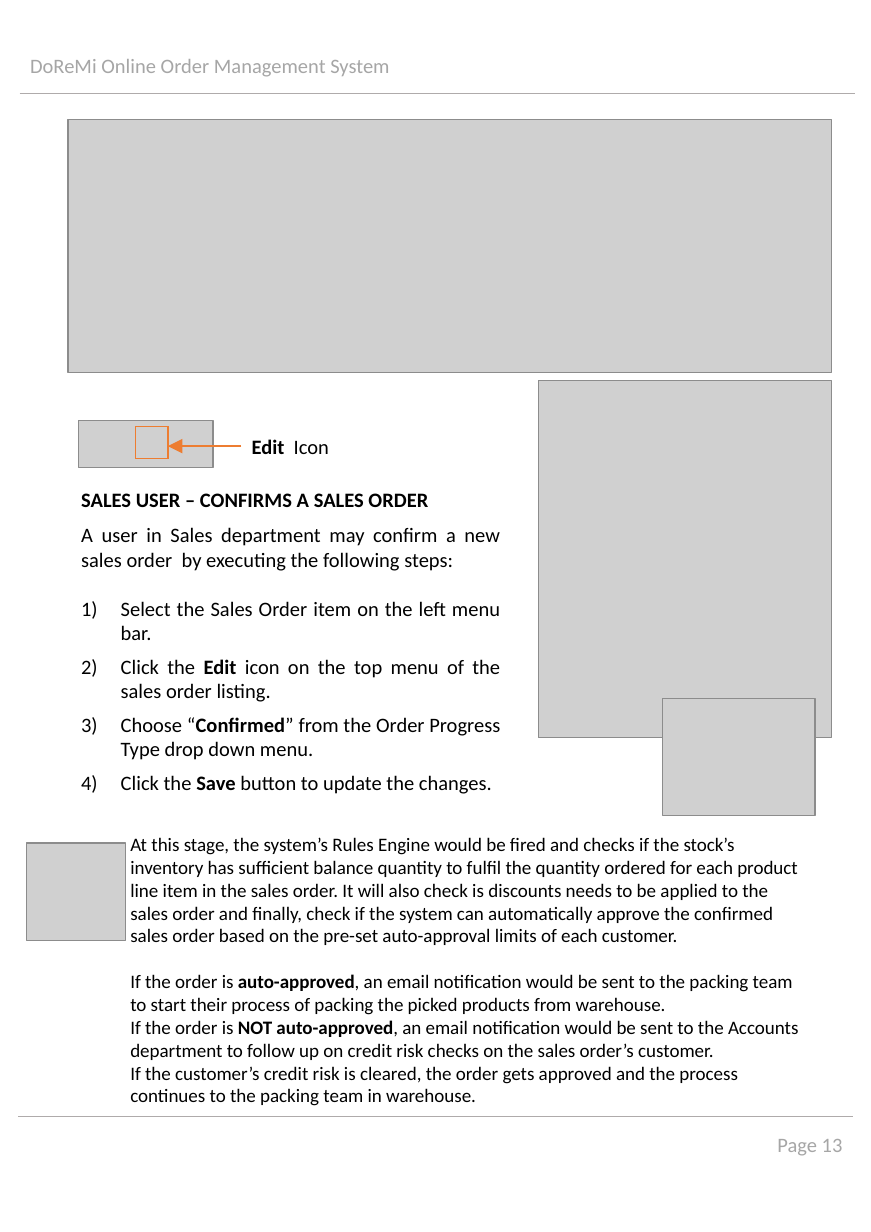
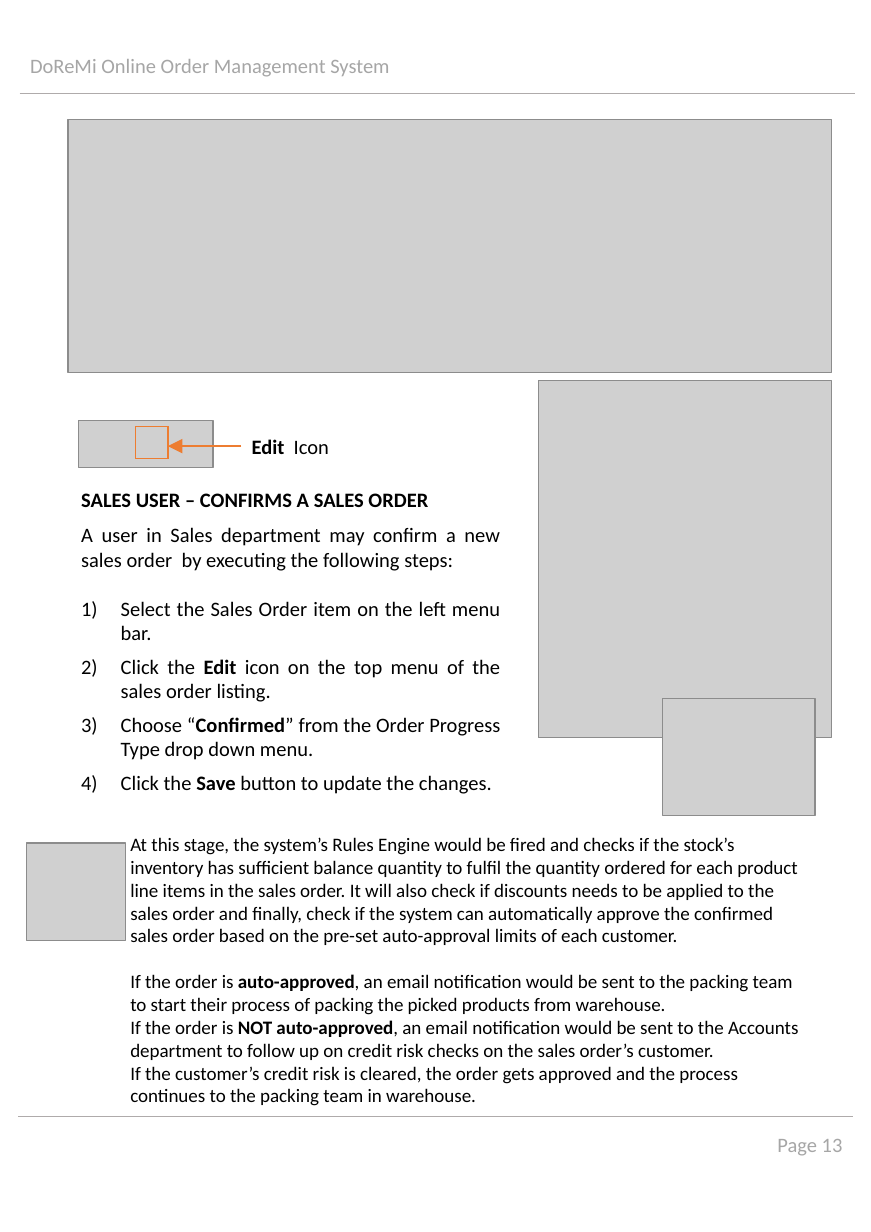
Before and after one commit to chadng/IRS-MR-2019-01-19-IS1PT-GRP-X-Men-Online_Order_Management_System, a slide deck: slide 14 of UserGuide/User Guide v1.3.pptx. Drawn at 871x1232 pixels with LibreOffice and Linux fonts; fonts in the diff are those of the drawing; grey boxes stand for pictures. Boxes give left, top, right and bottom in pixels: in the first picture for what was removed or moved away, otherwise in the second. Text is boxed around its words. In the diff, an @@ line names an element or a change of style, - is before the commit and + after.

```diff
--- a/UserGuide/User Guide v1.3.pptx
+++ b/UserGuide/User Guide v1.3.pptx
@@ text at bbox=[130, 837, 798, 945]: text changed @@
-At this stage, the system’s Rules Engine would be fired and checks if the stock’s inventory has sufficient balance quantity to fulfil the quantity ordered for each product line item in the sales order. It will also check is discounts needs to be applied to the sales order and finally, check if the system can automatically approve the confirmed sales order based on the pre-set auto-approval limits of each customer.
+At this stage, the system’s Rules Engine would be fired and checks if the stock’s inventory has sufficient balance quantity to fulfil the quantity ordered for each product line items in the sales order. It will also check if discounts needs to be applied to the sales order and finally, check if the system can automatically approve the confirmed sales order based on the pre-set auto-approval limits of each customer.
```
Also in this commit, not shown: 1 other file.
